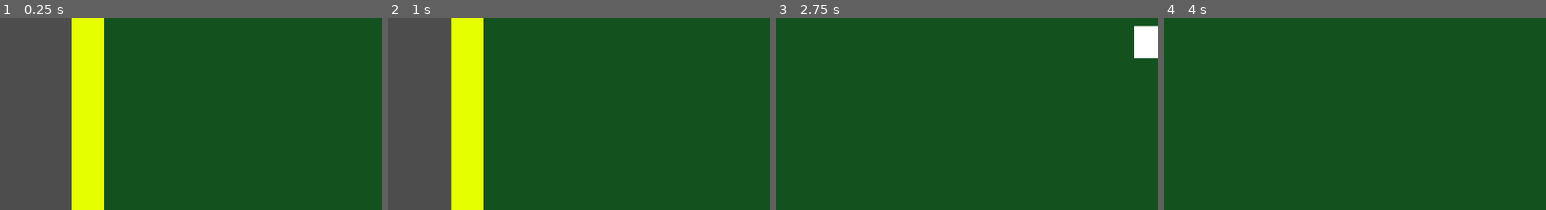
Above: before the commit, frames 1-4 (left to right).
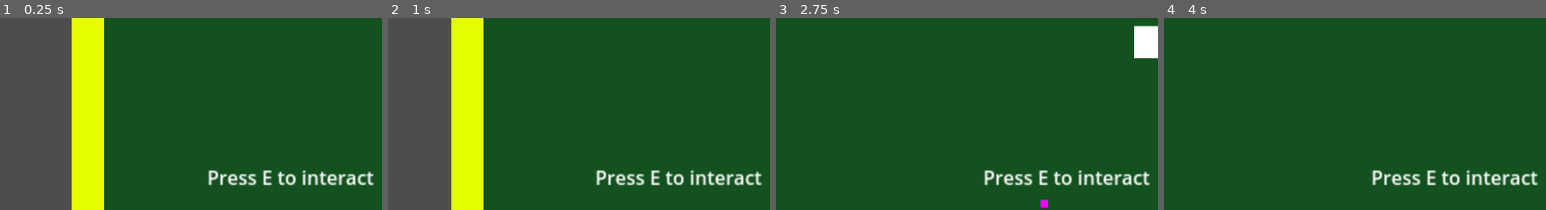
Above: after the commit, the same moments.

Repository: Turkeytray/GodotJam74
Game: Godot game, scene res://Scenes/main.tscn
The game is run twice, just before and just after one commit, with the same random seed, the same clock (stepped at 60 frames per second) and the same inputs.
Inputs:
- Up to frame 1 (0.25 s): no input
- Up to frame 2 (1 s): tap E at 0.5 s; hold Right (ui_right) from 0.53 s (still down); hold E from 0.53 s (still down)
- Up to frame 3 (2.75 s): release Right (ui_right) at 1.28 s; release E at 1.28 s; hold Down (ui_down) 1.28-2.03 s; tap E at 1.35, 2 s; hold Right (ui_right) from 2.03 s (still down); hold E from 2.03 s (still down)
- Up to frame 4 (4 s): release Right (ui_right) at 2.78 s; release E at 2.78 s; hold Up (ui_up) 2.78-3.53 s; tap E at 2.85, 3.5 s; hold Left (ui_left) from 3.53 s (still down); hold E from 3.53 s (still down)
The pictures show only the part of the screen within x 12-62%, y 50-100%; the shares and areas given below are measured in that part.

The runs differ from the first frame. In frame 1, 1.8% of the frame differs, in the area x 54-98%, y 79-88%; in frame 2, 1.8%; in frame 3, 1.9%, in the area x 54-98%, y 79-100%; in frame 4, 1.8%.

Commit message:
Got interactions system set up

Diff:
--- /dev/null
+++ b/Scenes/Note.tscn
@@ -0,0 +1,21 @@
+[gd_scene load_steps=4 format=3 uid="uid://d10cfrp2paw0k"]
+
+[ext_resource type="Script" path="res://Scripts/interact.gd" id="1_lqdys"]
+
+[sub_resource type="PlaceholderTexture2D" id="PlaceholderTexture2D_u6nc0"]
+size = Vector2(16, 16)
+
+[sub_resource type="CircleShape2D" id="CircleShape2D_ln8ct"]
+radius = 64.0
+
+[node name="Note" type="Sprite2D"]
+texture = SubResource("PlaceholderTexture2D_u6nc0")
+
+[node name="Interaction" type="Area2D" parent="."]
+script = ExtResource("1_lqdys")
+
+[node name="InteractionArea" type="CollisionShape2D" parent="Interaction"]
+shape = SubResource("CircleShape2D_ln8ct")
+
+[connection signal="body_entered" from="Interaction" to="Interaction" method="_on_player_enter"]
+[connection signal="body_exited" from="Interaction" to="Interaction" method="_on_player_exited"]
--- a/Scenes/Player.tscn
+++ b/Scenes/Player.tscn
@@ -32,4 +32,3 @@
 drag_vertical_enabled = true
 drag_left_margin = 0.1
 drag_right_margin = 0.1
-editor_draw_drag_margin = true
--- a/Scenes/main.tscn
+++ b/Scenes/main.tscn
@@ -1,7 +1,8 @@
-[gd_scene load_steps=3 format=4 uid="uid://cqga25khhcm73"]
+[gd_scene load_steps=4 format=4 uid="uid://cqga25khhcm73"]
 
 [ext_resource type="PackedScene" uid="uid://bfd3j5n1x1owq" path="res://Scenes/Player.tscn" id="1_ba4gk"]
 [ext_resource type="TileSet" uid="uid://bwvsewx2olocn" path="res://Resources/testing_tiles.tres" id="1_dr5hf"]
+[ext_resource type="PackedScene" uid="uid://d10cfrp2paw0k" path="res://Scenes/Note.tscn" id="3_2bl5v"]
 
 [node name="Node2D" type="Node2D"]
 
@@ -13,3 +14,18 @@
 
 [node name="Player" parent="." instance=ExtResource("1_ba4gk")]
 position = Vector2(565, 247)
+
+[node name="Note" parent="." instance=ExtResource("3_2bl5v")]
+position = Vector2(791, 790)
+
+[node name="InteractionPopup" type="CanvasLayer" parent="."]
+layer = 5
+
+[node name="InteractText" type="RichTextLabel" parent="InteractionPopup"]
+offset_left = 496.0
+offset_top = 642.0
+offset_right = 640.0
+offset_bottom = 669.0
+scale = Vector2(2, 2)
+bbcode_enabled = true
+text = "Press E to interact"
--- /dev/null
+++ b/Scripts/interact.gd
@@ -0,0 +1,22 @@
+extends Area2D
+
+var inRadius := false
+
+func _ready() -> void:
+	pass
+
+func _process(_delta: float) -> void:
+	if Input.is_key_pressed(KEY_E) and inRadius:
+		print("Hello")
+
+func _on_player_enter(body: Node2D) -> void:
+	if body.name != "Player":
+		return
+	get_parent().get_parent().get_node("InteractionPopup").visible = true
+	inRadius = true
+
+func _on_player_exited(body: Node2D) -> void:
+	if body.name != "Player":
+		return
+	get_parent().get_parent().get_node("InteractionPopup").visible = false
+	inRadius = false
--- /dev/null
+++ b/Shaders/Screen.gdshader
@@ -0,0 +1,14 @@
+shader_type canvas_item;
+
+void vertex() {
+	// Called for every vertex the material is visible on.
+}
+
+void fragment() {
+	// Called for every pixel the material is visible on.
+}
+
+//void light() {
+	// Called for every pixel for every light affecting the CanvasItem.
+	// Uncomment to replace the default light processing function with this one.
+//}
